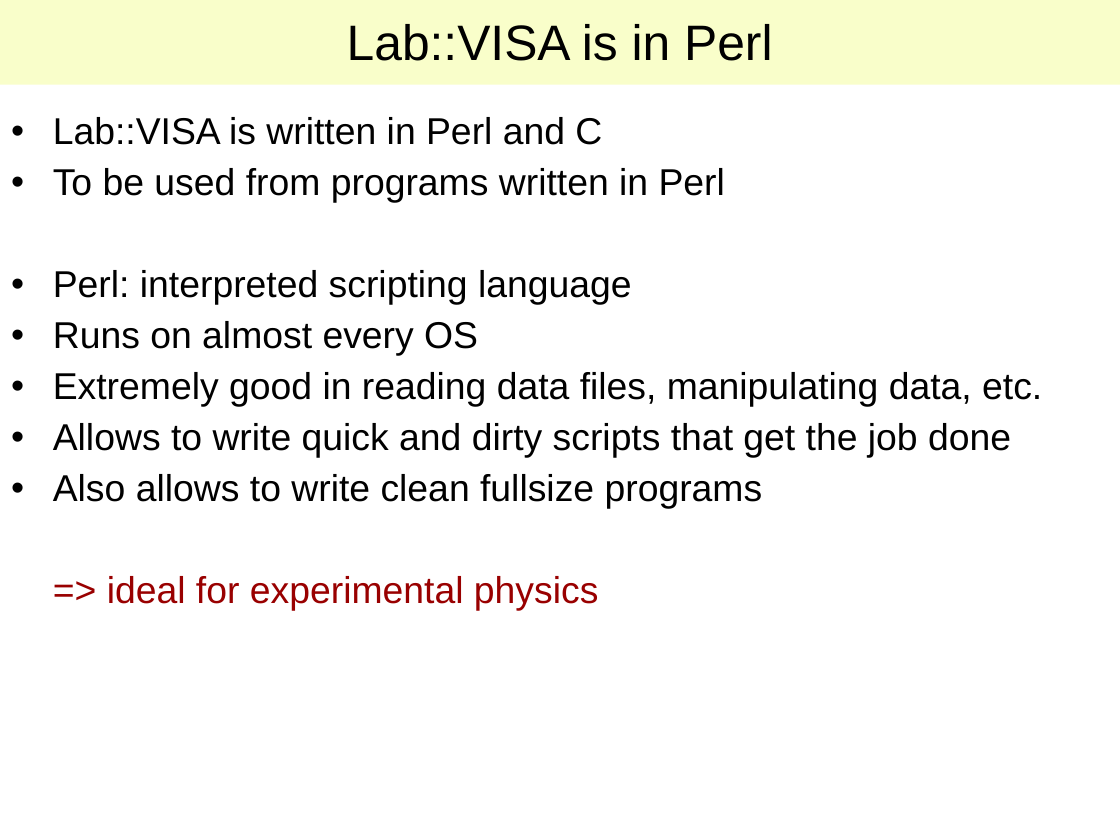
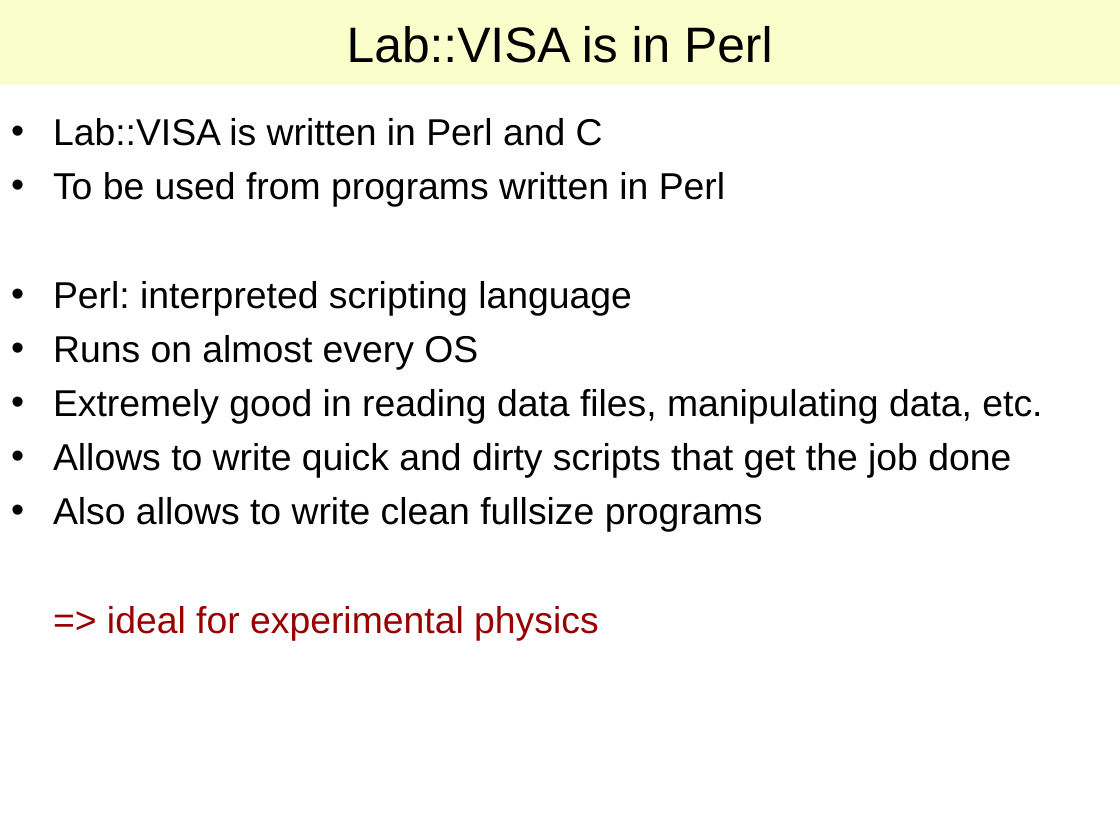
Before and after one commit to lab-measurement/Lab-VISA, a slide deck: slide 5 of Tutorial/Talk/Lab-VISA.ppt. Drawn at 1120x840 pixels with LibreOffice and Linux fonts; fonts in the diff are those of the drawing. Boxes give left, top, right and bottom in pixels: in the first picture for what was removed or moved away, otherwise in the second. Text is boxed around its words. In the diff, an @@ line names an element or a change of style, - is before the commit and + after.

```diff
--- a/Tutorial/Talk/Lab-VISA.ppt
+++ b/Tutorial/Talk/Lab-VISA.ppt
@@ title "Lab::VISA is in Perl" at (0,0,1120,85): line spacing 0.93 to 1 @@
@@ text "Lab::VISA is written in Perl ..." at (53,118,1042,640): indent changed; line spacing 0.93 to 1 @@
```
Also in this commit, not shown: 11 other slides changed, 5 slides added, 3 slides removed, 2 other files.
